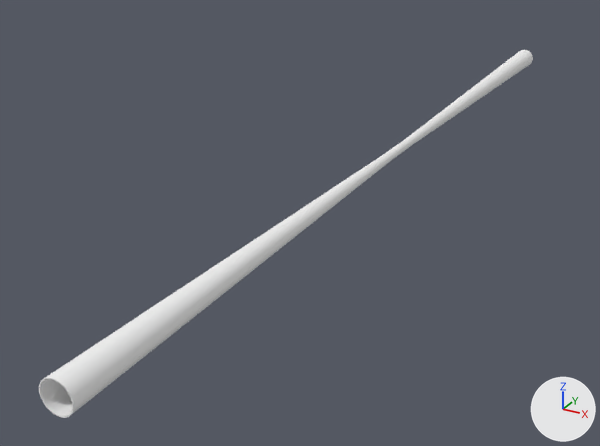
What one commit did to the glTF model src/assets/detectors/ALLEGRO_o1_v03.gltf.
Before and after are seen from a camera (50 mm lens) standing at (74.0, -185.0, 67.0) and looking at (-18.0, -18.0, -17.0). Arrows for +X, +Y and +Z are at lower right; the lights stay in place. The picture after the commit comes second.

In view in the first picture: 'tube_AlBeMet162_wall2_7.001', 'tube_AlBeMet162_wall_6.001', 'tube_VertexOuterAlb_wall2_5.001', 'tube_VertexOuterAlb_wall_4.001'.
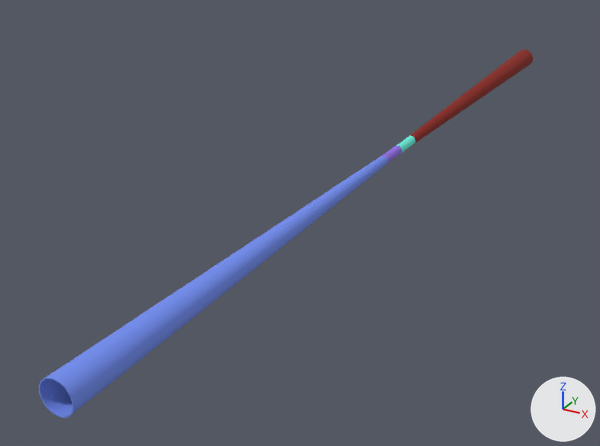
Changed parts and their boxes (x1, y1, x2, y2) in the pictures (600 x 446 px):
'tube_AlBeMet162_wall_6.001', recoloured: (39, 156, 388, 418) in both
'tube_AlBeMet162_wall2_7.001', recoloured (white to red): (408, 50, 533, 144) in both
'tube_VertexOuterAlb_wall_4.001', recoloured (white to purple): (382, 146, 402, 163) in both
'tube_VertexOuterAlb_wall2_5.001', recoloured (white to cyan): (396, 136, 415, 153) in both

The change in detail:
Material 'Material_0' (mat_material_0) changes colour from white #f3f3f3 to purple #9371e5; in linear values from (0.896, 0.896, 0.896) to (0.292, 0.165, 0.784).
Material 'Material_3' (mat_material_3) is new.
Its base color is (0.258, 0.0137, 0.00651) (red #8b1f13).
Its roughness is 1.0.
Material 'Material_1' (mat_material_1) is new.
Its base color is (0.15, 0.88, 0.73) (cyan #6cf1de).
Its roughness is 1.0.
Material 'Material_2' (mat_material_2) is new.
Its base color is (0.175, 0.275, 0.88) (blue #748ff1).
Its roughness is 1.0.
me_mesh_1 has 124 vertices, 240 faces and spans x -3.1..3.1, y -55.0..55.0, z -3.1..3.1.
me_mesh_1 no longer uses material mat_material_0 (white #f3f3f3).
me_mesh_1 gains material mat_material_2 (blue #748ff1).
Mesh me_mesh_3_1 is new.
It has 124 vertices, 240 faces and spans x -3.1..3.1, y -55.0..55.0, z -3.1..3.1.
It uses material mat_material_3 (red #8b1f13).
Mesh me_mesh_1_1 is new.
It has 124 vertices, 240 faces and spans x -1.17..1.17, y -4.5..4.5, z -1.16..1.16.
It uses material mat_material_1 (cyan #6cf1de).
Object 'tube_VertexOuterAlb_wall2_5.001' (ob_tube_vertexouteralb_wall2_5_001) now shows me_mesh_1_1 instead of me_mesh_0.
Object 'tube_AlBeMet162_wall2_7.001' (ob_tube_albemet162_wall2_7_001) now shows me_mesh_3_1 instead of me_mesh_1.
